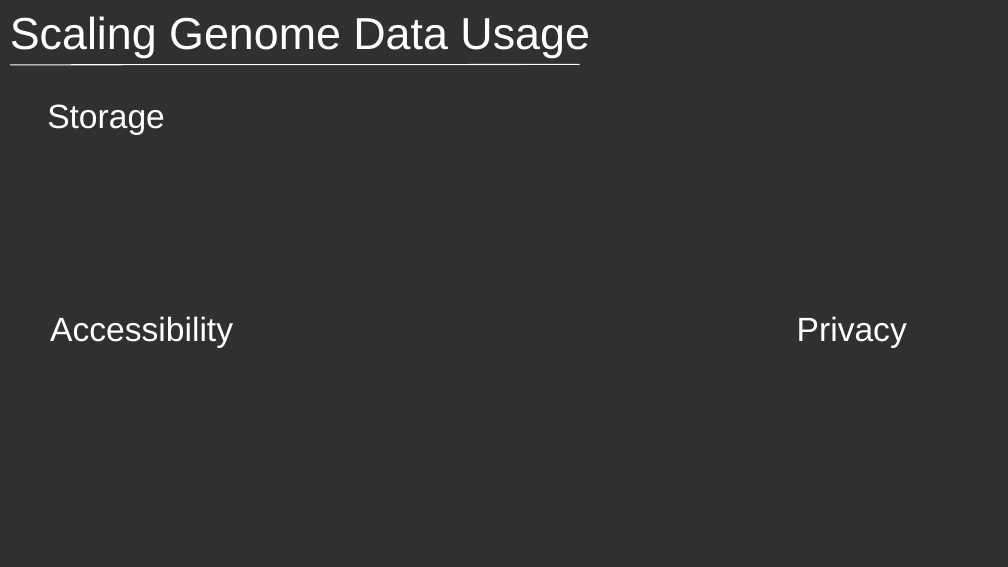
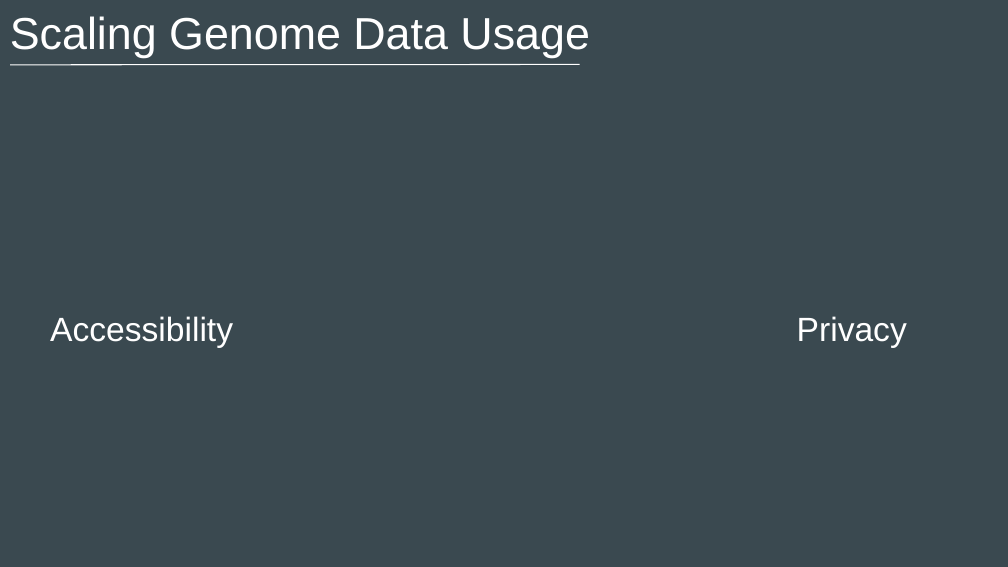
Before and after one commit to ecrum19/SolidSymposium2024, a slide deck: slide 3 of SolidSymposium2024_EDC.pptx. Drawn at 1008x567 pixels with LibreOffice and Linux fonts; fonts in the diff are those of the drawing. Boxes give left, top, right and bottom in pixels: in the first picture for what was removed or moved away, otherwise in the second. Text is boxed around its words. In the diff, an @@ line names an element or a change of style, - is before the commit and + after.

```diff
--- a/SolidSymposium2024_EDC.pptx
+++ b/SolidSymposium2024_EDC.pptx
@@ background #303030 to #3A4950 @@
@@ text removed at (47, 104, 165, 135) @@
-Storage
```
Also in this commit, not shown: 7 other slides changed, 1 slide added.
